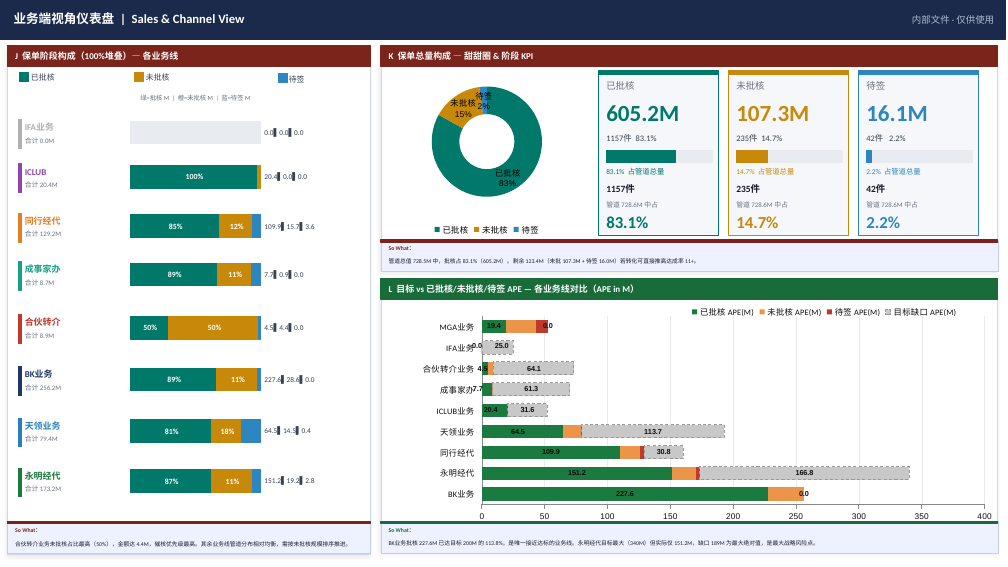
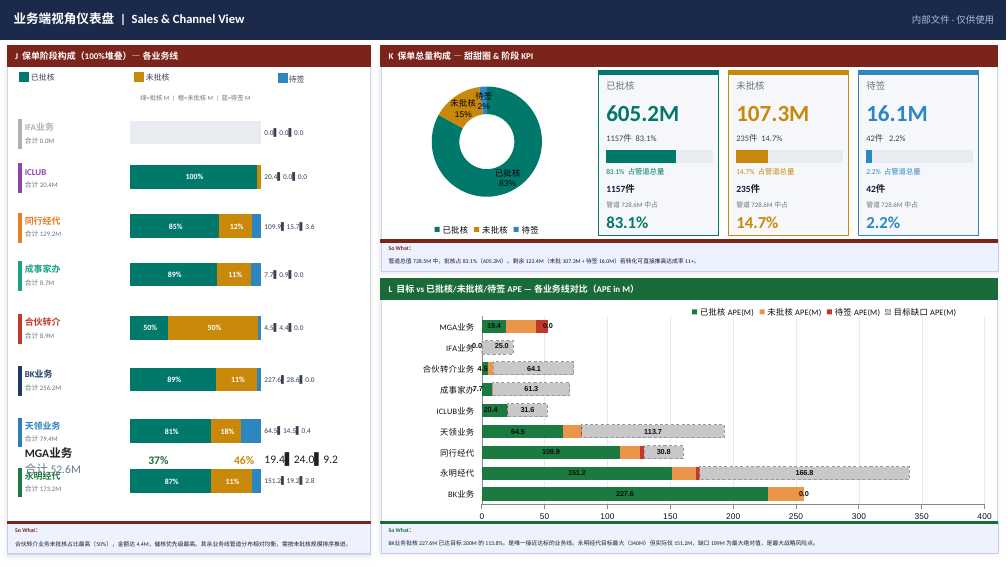
Before and after one commit to lqr17819186580/-python-, a slide deck: slide 5 of ppt汇报/周业绩汇报PPT_FINAL.pptx. Drawn at 1008x567 pixels with LibreOffice and Linux fonts; fonts in the diff are those of the drawing. Boxes give left, top, right and bottom in pixels: in the first picture for what was removed or moved away, otherwise in the second. Text is boxed around its words. In the diff, an @@ line names an element or a change of style, - is before the commit and + after.

```diff
--- a/ppt汇报/周业绩汇报PPT_FINAL.pptx
+++ b/ppt汇报/周业绩汇报PPT_FINAL.pptx
@@ text added at (25,448,73,458), 11 pt, text #202020, bold @@
+MGA业务
@@ text added at (25,463,81,477), 11 pt, text #64748B @@
+合计 52.6M
@@ text added at (148,456,168,464), 11 pt, text #1A6B3A, bold @@
+37%
@@ text added at (234,456,254,464), 11 pt, text #C8890A, bold @@
+46%
@@ text added at (264,455,338,463), 11 pt, text #202020 @@
+19.4▌24.0▌9.2
```
Also in this commit, not shown: 4 other slides changed, 35 other files.
